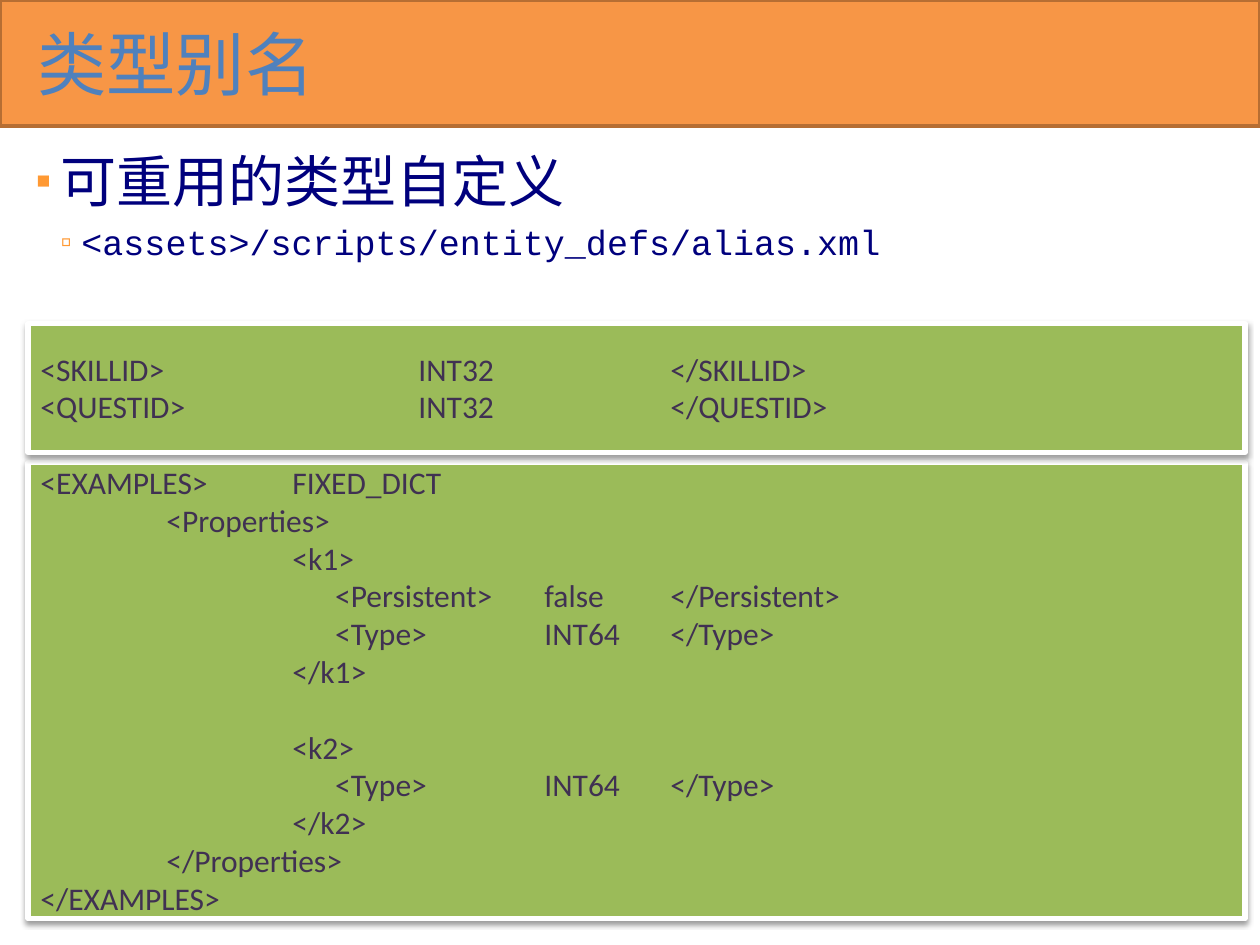
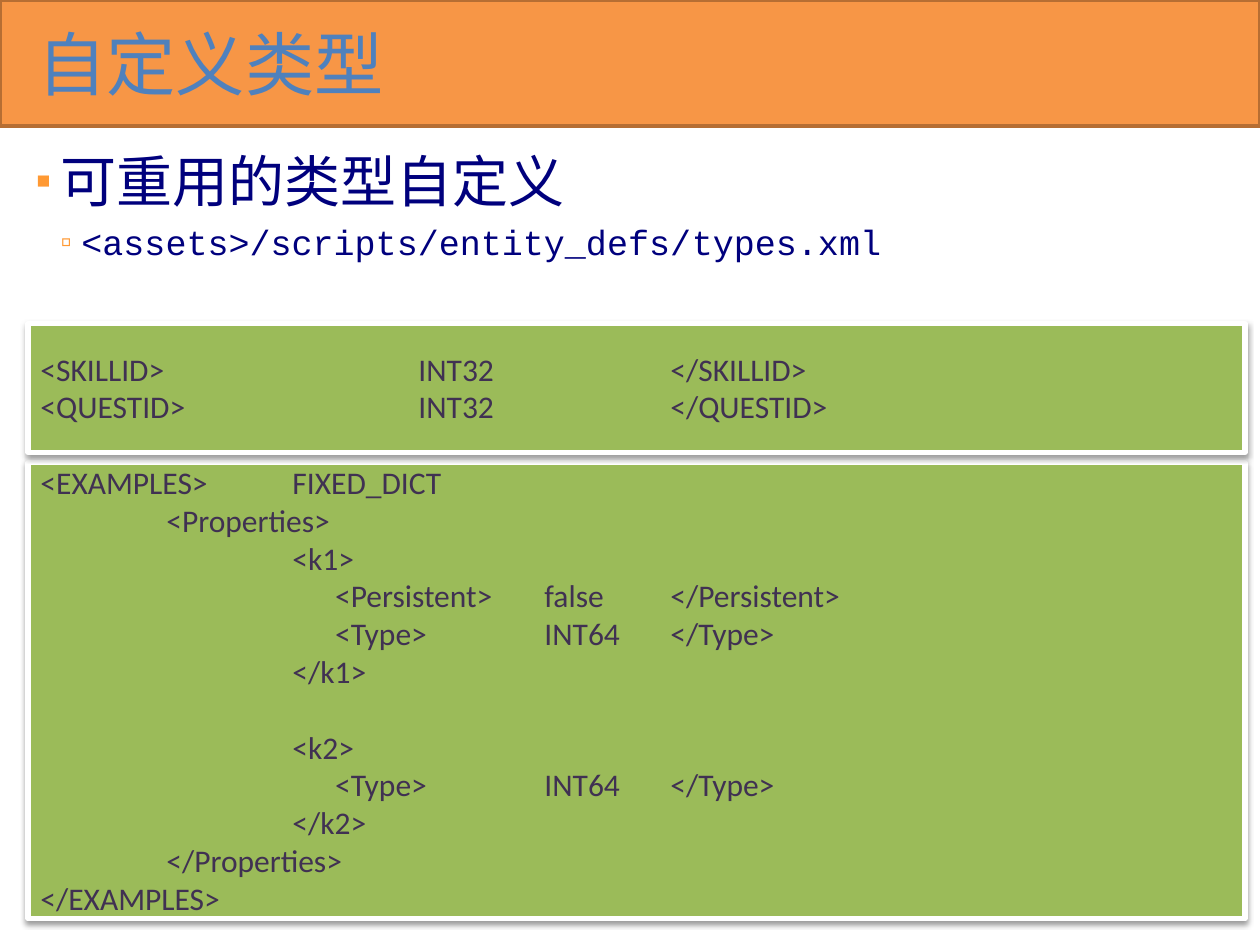
Before and after one commit to YaYunWang/ChessSoldier, a slide deck: slide 47 of server/docs/KBEngine overview(cn).pptx. Drawn at 1260x945 pixels with LibreOffice and Linux fonts; fonts in the diff are those of the drawing. Boxes give left, top, right and bottom in pixels: in the first picture for what was removed or moved away, otherwise in the second. Text is boxed around its words. In the diff, an @@ line names an element or a change of style, - is before the commit and + after.

```diff
--- a/server/docs/KBEngine overview(cn).pptx
+++ b/server/docs/KBEngine overview(cn).pptx
@@ title at [37,31,383,96]: text changed @@
-类型别名
+自定义类型
@@ text at [81,231,881,263]: text changed @@
-  ▫ <assets>/scripts/entity_defs/alias.xml
+  ▫ <assets>/scripts/entity_defs/types.xml
```
Also in this commit, not shown: 5 other files.
